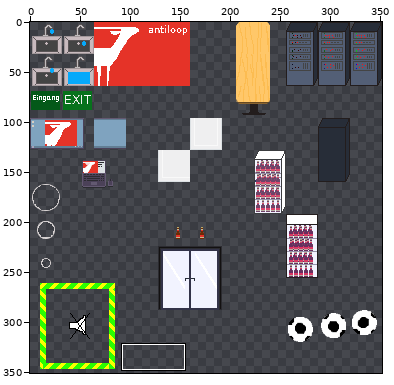
Two versions of one sprite sheet, src/assets/Antiloop_Workadventure.png. Above, an overview of the earlier version with the close-up marked.
Close-up. Old version:
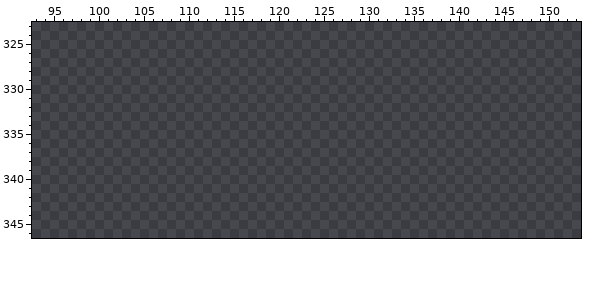
The file is 352x352 pixels. Pixels under 10% opacity are left out. Colours within 5 levels of each other are drawn and written as one. Shown: x 93..153, y 323..346. The wide view leaves out empty margins.
After the commit:
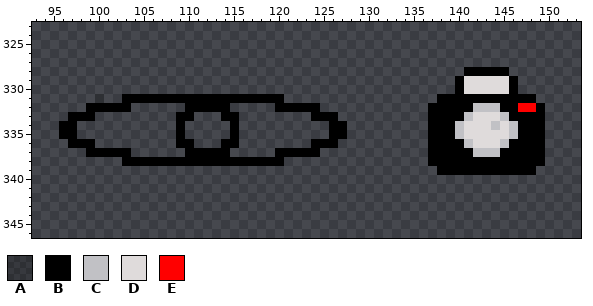
Palette (. is transparent): A #00000035  B #000000  C #c1c1c5  D #dfdbdb  E #ff0000
Diff:
{"y":328,"x":141,"old":".....","new":"BBBBB"}
{"y":329,"x":140,"old":".......","new":"BDDDDDB"}
{"y":330,"x":140,"old":".......","new":"BDDDDDB"}
{"y":331,"x":100,"old":".","new":"A"}
{"y":331,"x":103,"old":"..................","new":"BBBBBBBBBBBBBBBBBB"}
{"y":331,"x":138,"old":"...........","new":"BBBBBBBBBBB"}
{"y":332,"x":99,"old":".....","new":"BBBBB"}
{"y":332,"x":110,"old":".....","new":"BBBBB"}
{"y":332,"x":120,"old":".....","new":"BBBBB"}
{"y":332,"x":137,"old":".............","new":"BBBBBCCCBBEEB"}
{"y":333,"x":97,"old":"...","new":"BBB"}
{"y":333,"x":109,"old":"..","new":"BB"}
{"y":333,"x":114,"old":"..","new":"BB"}
{"y":333,"x":124,"old":"...","new":"BBB"}
{"y":333,"x":137,"old":".............","new":"BBBBCDDDCBBBB"}
{"y":334,"x":96,"old":"..","new":"BB"}
{"y":334,"x":109,"old":".","new":"B"}
{"y":334,"x":115,"old":".","new":"B"}
{"y":334,"x":126,"old":"..","new":"BB"}
{"y":334,"x":137,"old":".............","new":"BBBCDDDCDCBBB"}
{"y":335,"x":96,"old":"..","new":"BB"}
{"y":335,"x":109,"old":".","new":"B"}
{"y":335,"x":115,"old":".","new":"B"}
{"y":335,"x":126,"old":"..","new":"BB"}
{"y":335,"x":137,"old":".............","new":"BBBCDDDDDCBBB"}
{"y":336,"x":97,"old":"...","new":"BBB"}
{"y":336,"x":109,"old":"..","new":"BB"}
{"y":336,"x":114,"old":"..","new":"BB"}
{"y":336,"x":124,"old":"...","new":"BBB"}
{"y":336,"x":137,"old":".............","new":"BBBBCDDDCBBBB"}
{"y":337,"x":99,"old":".....","new":"BBBBB"}
{"y":337,"x":110,"old":".....","new":"BBBBB"}
{"y":337,"x":120,"old":".....","new":"BBBBB"}
{"y":337,"x":137,"old":".............","new":"BBBBBCCCBBBBB"}
{"y":338,"x":103,"old":"..................","new":"BBBBBBBBBBBBBBBBBB"}
{"y":338,"x":137,"old":".............","new":"BBBBBBBBBBBBB"}
{"y":339,"x":138,"old":"...........","new":"BBBBBBBBBBB"}
